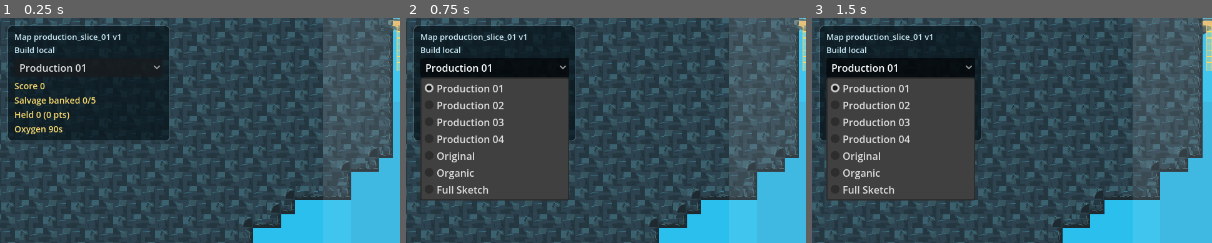
Above: before the commit, frames 1-3 (left to right).
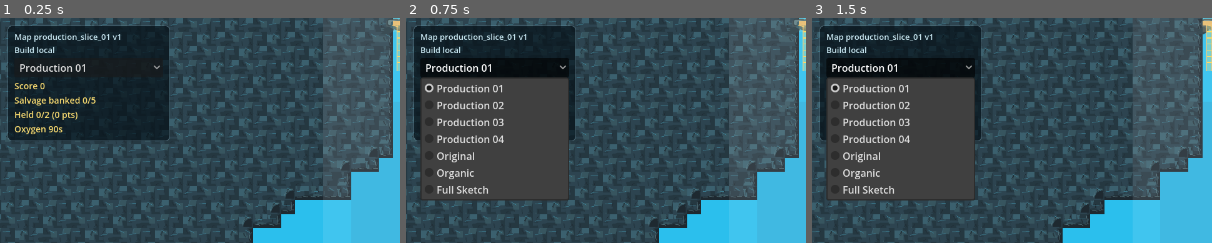
Above: after the commit, the same moments.

Repository: joeypshell/oceangame2
Game: Godot game, scene res://scenes/main/Main.tscn
Same seed, same stepped clock (60 frames per second), same inputs: the game is played once before the commit and once after it.
Inputs:
- Up to frame 1 (0.25 s): no input
- Up to frame 2 (0.75 s): click "Production 01" at 0.5 s
- Up to frame 3 (1.5 s): tap Enter at 1.25 s; hold Right (ui_right) from 1.28 s (still down); tap R at 1.35 s
The pictures show only the part of the screen within x 0-50%, y 0-50%; the shares and areas given below are measured in that part.

The runs differ from the first frame. In frame 1, 0.2% of the frame differs, in the area x 10-20%, y 41-46%; in frame 2, nothing differs; in frame 3, nothing differs.

Commit message:
Add held salvage cargo capacity (#121)

Diff:
--- a/scripts/main/main.gd
+++ b/scripts/main/main.gd
@@ -37,6 +37,7 @@
 const BACKGROUND_DEPTH_CENTER_TILES := Vector2(39, 24)
 const BACKGROUND_DEPTH_PLAYER_OFFSET_TILES := Vector2(0, 8)
 const SALVAGE_COLLECTION_RADIUS := 34.0
+const HELD_SALVAGE_CAPACITY := 2
 const HAZARD_CONTACT_RADIUS := 30.0
 const HAZARD_COOLDOWN_SECONDS := 1.0
 const HAZARD_FEEDBACK_SECONDS := 0.45
@@ -103,6 +104,7 @@
 	var smoke_map_selector := _has_arg(user_args, engine_args, "--smoke-map-selector")
 	var smoke_hazard_interaction := _has_arg(user_args, engine_args, "--smoke-hazard-interaction")
 	var smoke_oxygen_pressure := _has_arg(user_args, engine_args, "--smoke-oxygen-pressure")
+	var smoke_cargo_capacity := _has_arg(user_args, engine_args, "--smoke-cargo-capacity")
 	var smoke_route_choice := _has_arg(user_args, engine_args, "--smoke-route-choice")
 	var smoke_player_facing := _has_arg(user_args, engine_args, "--smoke-player-facing")
 	var smoke_movement_feel := _has_arg(user_args, engine_args, "--smoke-movement-feel")
@@ -189,6 +191,7 @@
 		or smoke_map_selector
 		or smoke_hazard_interaction
 		or smoke_oxygen_pressure
+		or smoke_cargo_capacity
 		or smoke_route_choice
 		or smoke_player_facing
 		or smoke_movement_feel
@@ -227,6 +230,9 @@
 		return
 	if smoke_oxygen_pressure:
 		_smoke_oxygen_pressure_and_quit()
+		return
+	if smoke_cargo_capacity:
+		_smoke_cargo_capacity_and_quit()
 		return
 	if smoke_route_choice:
 		await _smoke_route_choice_and_quit()
@@ -364,13 +370,16 @@
 			_update_status_label()
 			return
 
-	var collected_salvage: String = _world.collect_salvage_near(_player.global_position, SALVAGE_COLLECTION_RADIUS)
-	if not collected_salvage.is_empty():
-		var collected_score: int = _world.get_salvage_score(collected_salvage)
-		_held_salvage += 1
-		_held_salvage_ids.append(collected_salvage)
-		_held_salvage_score += collected_score
-		_last_status_note = "Collected salvage +%d" % collected_score
+	if _held_salvage < HELD_SALVAGE_CAPACITY:
+		var collected_salvage: String = _world.collect_salvage_near(_player.global_position, SALVAGE_COLLECTION_RADIUS)
+		if not collected_salvage.is_empty():
+			var collected_score: int = _world.get_salvage_score(collected_salvage)
+			_held_salvage += 1
+			_held_salvage_ids.append(collected_salvage)
+			_held_salvage_score += collected_score
+			_last_status_note = "Collected salvage +%d" % collected_score
+	elif _world.has_available_salvage_near(_player.global_position, SALVAGE_COLLECTION_RADIUS):
+		_last_status_note = "Cargo full - return"
 
 	if _held_salvage > 0 and _world.is_inside_extraction(_player.global_position):
 		_banked_salvage += _held_salvage
@@ -398,6 +407,9 @@
 		expected_score += int(salvage.get("score", 0))
 		_player.global_position = salvage["center"]
 		_process(0.0)
+		if _held_salvage >= HELD_SALVAGE_CAPACITY:
+			_player.global_position = _world.get_extraction_center()
+			_process(0.0)
 
 	_player.global_position = _world.get_extraction_center()
 	_process(0.0)
@@ -580,6 +592,53 @@
 
 	_reset_run()
 	print("Oxygen pressure smoke passed: depleted, surfaced, restored salvage, refilled, and banked salvage.")
+	get_tree().quit()
+
+
+func _smoke_cargo_capacity_and_quit() -> void:
+	var salvage: Array = _world.get_salvage_centers()
+	if salvage.size() <= HELD_SALVAGE_CAPACITY:
+		push_error("Cargo capacity smoke requires more salvage than capacity.")
+		get_tree().quit(1)
+		return
+
+	for index in range(HELD_SALVAGE_CAPACITY):
+		_player.global_position = salvage[index]["center"]
+		_process(0.0)
+
+	if _held_salvage != HELD_SALVAGE_CAPACITY:
+		push_error("Cargo capacity smoke expected held cargo to reach capacity, got %d." % _held_salvage)
+		get_tree().quit(1)
+		return
+
+	var blocked_id := str(salvage[HELD_SALVAGE_CAPACITY].get("id", "salvage"))
+	_player.global_position = salvage[HELD_SALVAGE_CAPACITY]["center"]
+	_process(0.0)
+	if _held_salvage != HELD_SALVAGE_CAPACITY or _held_salvage_ids.has(blocked_id):
+		push_error("Cargo capacity smoke collected beyond capacity; held=%d ids=%s." % [_held_salvage, _held_salvage_ids])
+		get_tree().quit(1)
+		return
+	if not _world.has_available_salvage_near(_player.global_position, SALVAGE_COLLECTION_RADIUS):
+		push_error("Cargo capacity smoke lost blocked salvage %s." % blocked_id)
+		get_tree().quit(1)
+		return
+
+	_player.global_position = _world.get_extraction_center()
+	_process(0.0)
+	if _held_salvage != 0 or _banked_salvage != HELD_SALVAGE_CAPACITY:
+		push_error("Cargo capacity smoke did not bank and free capacity; held=%d banked=%d." % [_held_salvage, _banked_salvage])
+		get_tree().quit(1)
+		return
+
+	_player.global_position = salvage[HELD_SALVAGE_CAPACITY]["center"]
+	_process(0.0)
+	if _held_salvage != 1 or _held_salvage_ids[0] != blocked_id:
+		push_error("Cargo capacity smoke could not collect blocked salvage after banking.")
+		get_tree().quit(1)
+		return
+
+	_reset_run()
+	print("Cargo capacity smoke passed: capacity=%d blocked=%s banked_and_recollected=true." % [HELD_SALVAGE_CAPACITY, blocked_id])
 	get_tree().quit()
 
 
@@ -939,12 +998,14 @@
 		return
 
 	if _total_salvage <= 0:
-		_status_label.text = "Score 0\nSalvage banked 0/0\nHeld 0\nOxygen --"
+		_status_label.text = "Score 0\nSalvage banked 0/0\nHeld 0/%d\nOxygen --" % HELD_SALVAGE_CAPACITY
 		return
 
 	var prompt := ""
 	if _run_complete:
 		prompt = "Run complete - press R"
+	elif _held_salvage >= HELD_SALVAGE_CAPACITY:
+		prompt = "Cargo full - return"
 	elif _held_salvage > 0:
 		prompt = "Return to extraction"
 	elif not _last_status_note.is_empty():
@@ -957,11 +1018,12 @@
 	elif _oxygen_seconds <= OXYGEN_LOW_WARNING_SECONDS and not _run_complete:
 		oxygen_text = "Oxygen %ds LOW" % oxygen_seconds
 
-	_status_label.text = "Score %d\nSalvage banked %d/%d\nHeld %d (%d pts)\n%s" % [
+	_status_label.text = "Score %d\nSalvage banked %d/%d\nHeld %d/%d (%d pts)\n%s" % [
 		_banked_score,
 		_banked_salvage,
 		_total_salvage,
 		_held_salvage,
+		HELD_SALVAGE_CAPACITY,
 		_held_salvage_score,
 		oxygen_text,
 	]
--- a/scripts/world/greybox_world.gd
+++ b/scripts/world/greybox_world.gd
@@ -265,6 +265,16 @@
 			salvage_node.visible = false
 		return salvage_id
 	return ""
+
+
+func has_available_salvage_near(position: Vector2, radius_px: float) -> bool:
+	for entity in _salvage_entities:
+		var salvage_id := str(entity.get("id", "salvage"))
+		if _collected_salvage.get(salvage_id, false):
+			continue
+		if position.distance_to(_entity_center(entity)) <= radius_px:
+			return true
+	return false
 
 
 func _salvage_score(entity: Dictionary) -> int:
Not shown, changed: docs/current/CONTROLLED_GAMEPLAY_PASS_03_PLAN.md
Not shown, changed: docs/current/PROJECT_CONTEXT.md
Not shown, changed: docs/current/TOOLING.md
